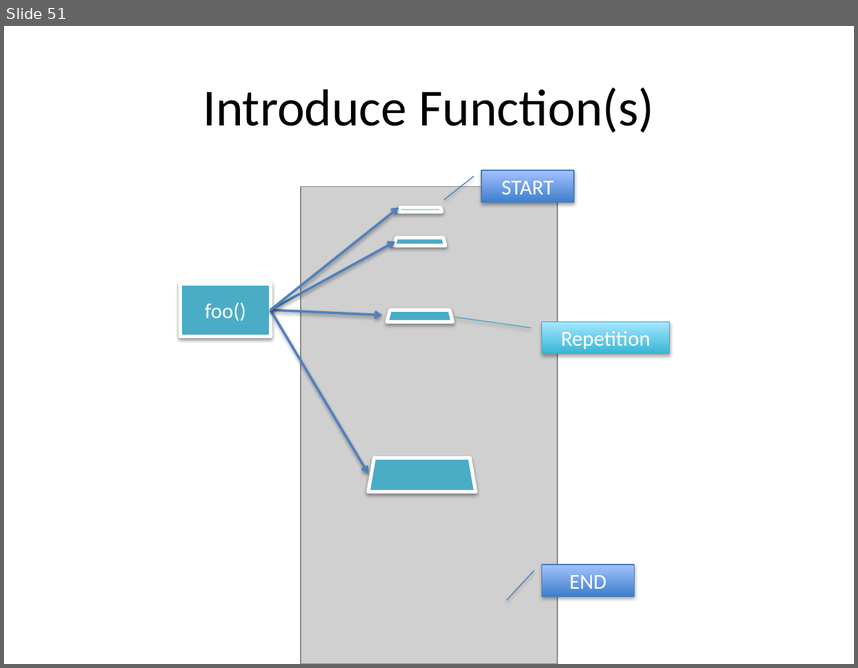
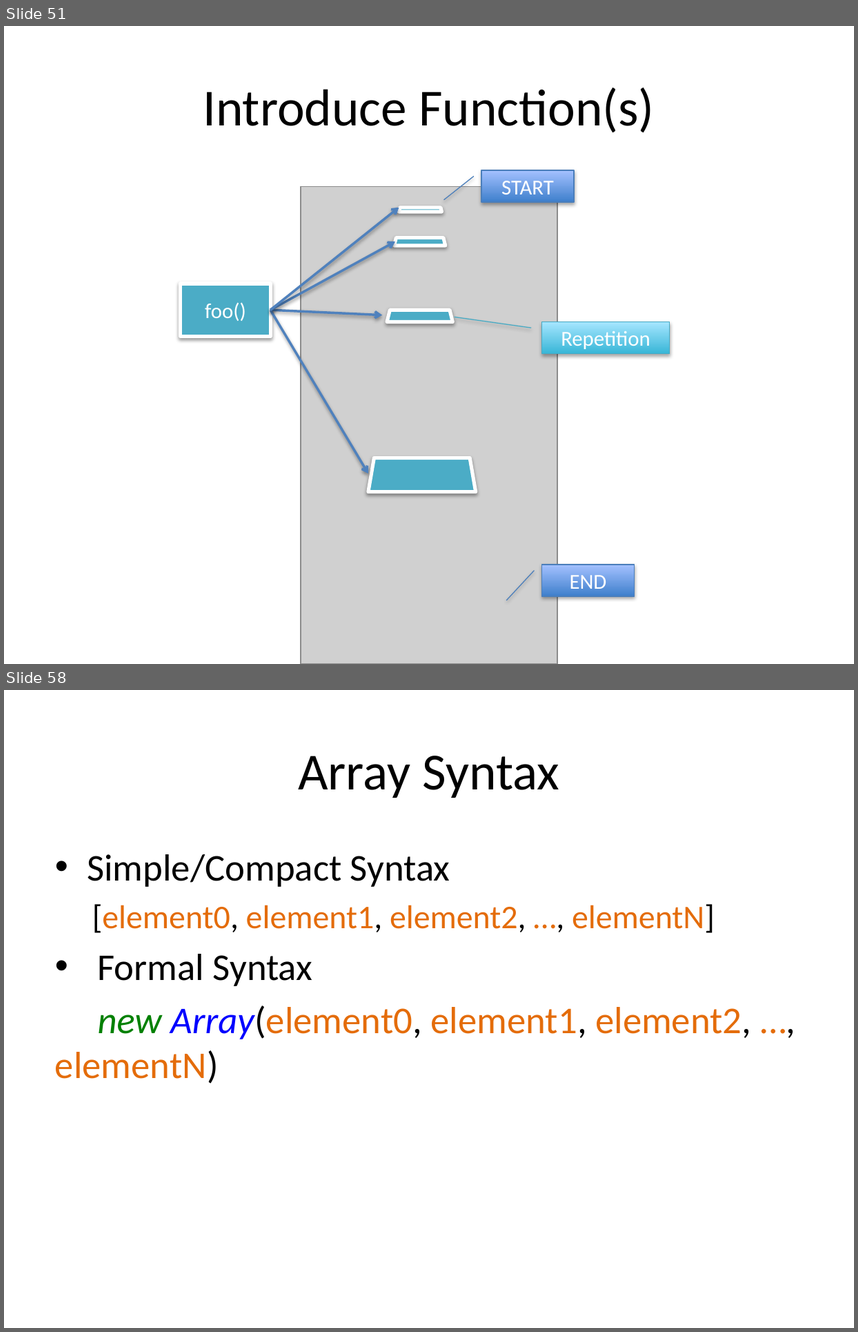
Before and after one commit to xiliax/web-programming-fundamentals, a slide deck: docs/learn-computer-programming.pptx. Shown one above the other, each under a label of ours: slide 51 before the commit, slides 51 and 58 after it; the slides between them are not shown. The pictures are 858x668 and 858x1332 pixels, drawn with LibreOffice and Linux fonts; fonts in the diff are those of the drawing; grey boxes stand for pictures. Boxes give left, top, right and bottom in pixels: in the first picture for what was removed or moved away, otherwise in the second. Text is boxed around its words. In the diff, an @@ line names an element or a change of style, - is before the commit and + after.

Commit message:
Slides and documentation update for c05s10 - Containers: Arrays

```diff
--- a/docs/learn-computer-programming.pptx
+++ b/docs/learn-computer-programming.pptx
@@ slide 58 added at (4, 690, 854, 1328), background #FFFFFF @@
@@ title added at (298, 756, 559, 798), 44 pt, text #000000 @@
+Array Syntax
@@ text added at (55, 854, 751, 1083), 32 pt, text #E46C0A @@
+• Simple/Compact Syntax
+  [element0, element1, element2, …, elementN]
+• Formal Syntax
+new Array(element0, element1, element2, …, elementN)
```
Also in this commit, not shown: 2 slides changed, 8 other slides added, 1 slide removed, 9 other files.
